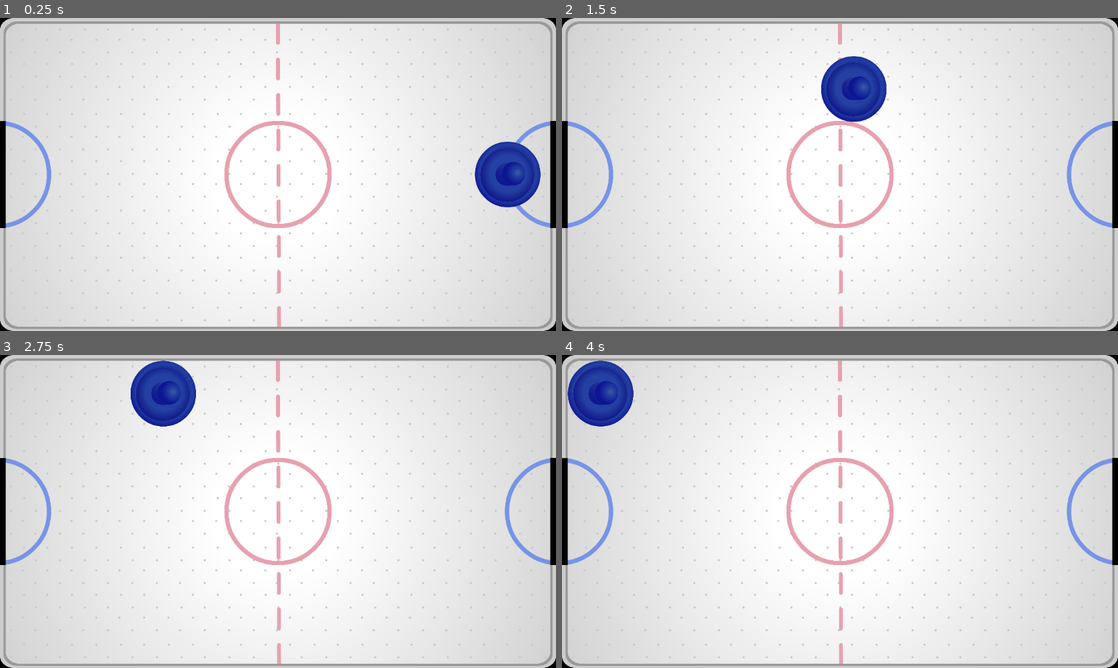
Above: before the commit, frames 1-4 (two rows, left to right).
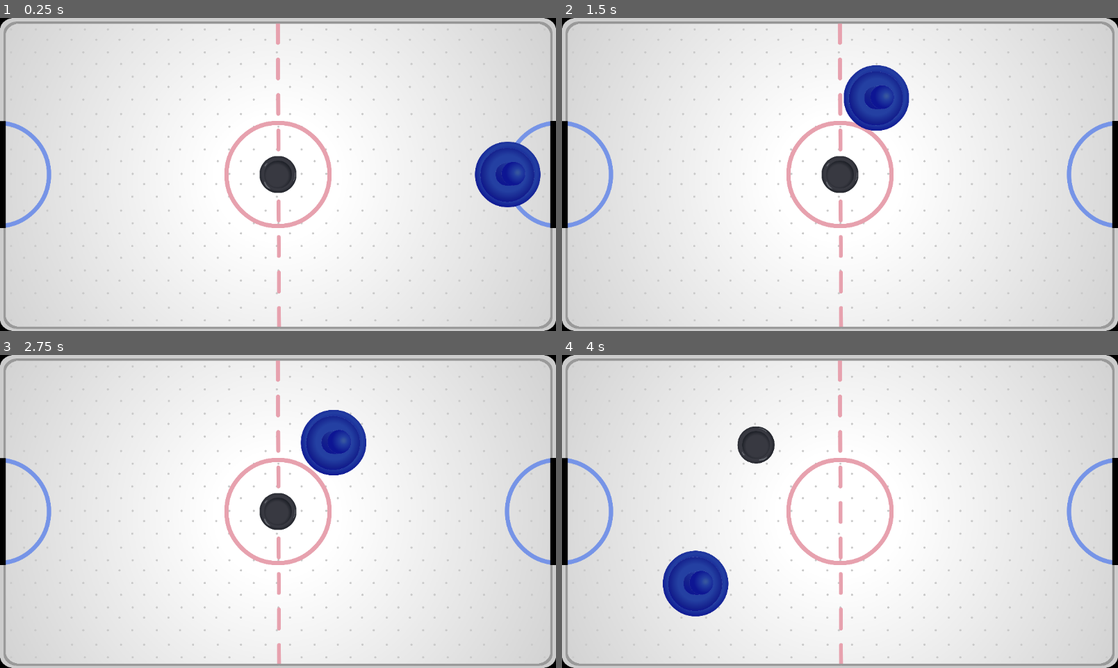
Above: after the commit, the same moments.

Repository: anamidev/air-hockey
Game: Godot game, scene res://scenes/game.tscn
The game is run twice, just before and just after one commit, with the same random seed, the same clock (stepped at 60 frames per second) and the same inputs.
Inputs (mouse positions are in pixels of both pictures, inside the frame that each line leads up to):
- Up to frame 1 (0.25 s): no input
- Up to frame 2 (1.5 s): tap Enter at 0.5 s; drag from (1067, 174) to (895, 105) at 0.52 s; drag from (728, 190) to (812, 237) at 1.27 s
- Up to frame 3 (2.75 s): move the mouse to (333, 442) at 2.02 s; press the mouse at (333, 442) at 2.03 s
- Up to frame 4 (4 s): release the mouse at (895, 442) at 2.75 s; drag from (812, 574) to (673, 464) at 2.77 s; move the mouse to (1006, 558) at 3.52 s; press the mouse at (1006, 558) at 3.53 s

The runs differ from the first frame. In frame 1, 0.6% of the frame differs, in the area x 46-54%, y 44-56%; in frame 2, 2.7%; in frame 3, 4.6%, in the area x 23-66%, y 1-56%; in frame 4, 4.6%.

Commit message:
Added paddle wall bounce and friction

Diff:
--- a/project.godot
+++ b/project.godot
@@ -31,6 +31,18 @@
 ]
 }
 
+[layer_names]
+
+2d_navigation/default_linear_damp=0.1
+2d_navigation/default_gravity_vector=Vector2(0, 0)
+2d_navigation/default_gravity=0.0
+
+[physics]
+
+2d/default_gravity=0.0
+2d/default_gravity_vector=Vector2(0, 0)
+2d/default_linear_damp=0.5
+
 [rendering]
 
 renderer/rendering_method="mobile"
--- a/scenes/game.tscn
+++ b/scenes/game.tscn
@@ -1,8 +1,10 @@
-[gd_scene load_steps=13 format=3 uid="uid://djq88ydarxj0e"]
+[gd_scene load_steps=16 format=3 uid="uid://djq88ydarxj0e"]
 
 [ext_resource type="Texture2D" uid="uid://d1re7dya8yamm" path="res://assets/Table_02.svg" id="1_tnf6m"]
 [ext_resource type="Texture2D" uid="uid://bpw1ttby7iltn" path="res://assets/Paddle_blue.svg" id="2_7gtu0"]
 [ext_resource type="Script" path="res://scripts/Player.gd" id="2_apdrl"]
+[ext_resource type="Texture2D" uid="uid://7mrim5a1fx3y" path="res://assets/Puck.svg" id="4_6xuak"]
+[ext_resource type="Script" path="res://scripts/Puck.gd" id="4_a3d2g"]
 
 [sub_resource type="RectangleShape2D" id="RectangleShape2D_kp7ph"]
 size = Vector2(1152, 34)
@@ -30,6 +32,9 @@
 
 [sub_resource type="CircleShape2D" id="CircleShape2D_bsw1p"]
 radius = 68.0294
+
+[sub_resource type="CircleShape2D" id="CircleShape2D_1viuh"]
+radius = 38.0
 
 [node name="Node2D" type="Node2D"]
 
@@ -94,12 +99,12 @@
 position = Vector2(-6.5, 90.5)
 shape = SubResource("RectangleShape2D_ltlic")
 
-[node name="Node2D" type="Node2D" parent="Arena/Borders"]
+[node name="LeftBottom" type="Node2D" parent="Arena/Borders"]
 position = Vector2(2, 629)
 
-[node name="StaticBody2D" type="StaticBody2D" parent="Arena/Borders/Node2D"]
+[node name="StaticBody2D" type="StaticBody2D" parent="Arena/Borders/LeftBottom"]
 
-[node name="CollisionShape2D" type="CollisionShape2D" parent="Arena/Borders/Node2D/StaticBody2D"]
+[node name="CollisionShape2D" type="CollisionShape2D" parent="Arena/Borders/LeftBottom/StaticBody2D"]
 position = Vector2(-8, -92)
 shape = SubResource("RectangleShape2D_opjwr")
 
@@ -139,6 +144,19 @@
 [node name="CollisionShape2D" type="CollisionShape2D" parent="Player"]
 shape = SubResource("CircleShape2D_bsw1p")
 
+[node name="Puck" type="RigidBody2D" parent="."]
+position = Vector2(576, 324)
+collision_layer = 2
+script = ExtResource("4_a3d2g")
+
+[node name="Sprite2D" type="Sprite2D" parent="Puck"]
+scale = Vector2(0.3, 0.3)
+texture = ExtResource("4_6xuak")
+
+[node name="CollisionShape2D" type="CollisionShape2D" parent="Puck"]
+shape = SubResource("CircleShape2D_1viuh")
+debug_color = Color(0, 0.65098, 0.133333, 0.419608)
+
 [connection signal="input_event" from="Player" to="Player" method="_on_input_event"]
 [connection signal="mouse_entered" from="Player" to="Player" method="_on_mouse_entered"]
 [connection signal="mouse_exited" from="Player" to="Player" method="_on_mouse_exited"]
--- a/scripts/Player.gd
+++ b/scripts/Player.gd
@@ -2,11 +2,13 @@
 
 
 const VELOCITY_MOD := 15.0
+const FRICTION := 0.95
 
 
 var is_hovered = false
 var is_dragged = false
 var last_mouse_position = Vector2(0,0)
+var collision_info
 
 
 func _on_mouse_entered():
@@ -22,12 +24,17 @@
 		is_dragged = true
 
 
+func _physics_process(delta):
+	if collision_info:
+		velocity = velocity.bounce(collision_info.get_normal())
+
 func _process(delta):
 	if is_dragged:
 		last_mouse_position = get_local_mouse_position()
+		velocity = last_mouse_position * VELOCITY_MOD
 
 	if not Input.is_action_pressed("mouse_left_click"):
 		is_dragged = false
 
-	velocity = last_mouse_position * VELOCITY_MOD
-	move_and_slide()
+	collision_info = move_and_collide(velocity * delta)
+	velocity *= FRICTION
--- /dev/null
+++ b/scripts/Puck.gd
@@ -0,0 +1,13 @@
+extends RigidBody2D
+
+
+const MAX_SPEED = 1000
+
+# BUG make puck go through the gates
+func _physics_process(delta):
+	var collision_info = move_and_collide(linear_velocity * delta)
+	if collision_info:
+		linear_velocity = linear_velocity.bounce(collision_info.get_normal())
+
+func _process(delta):
+	pass
